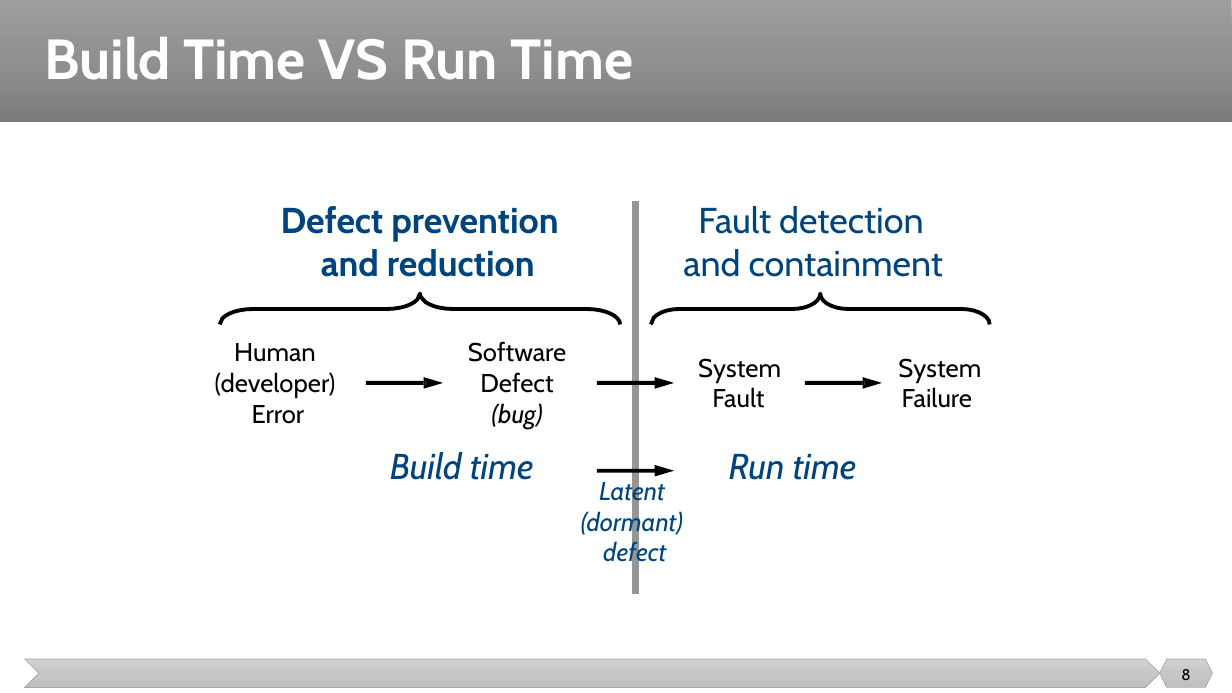
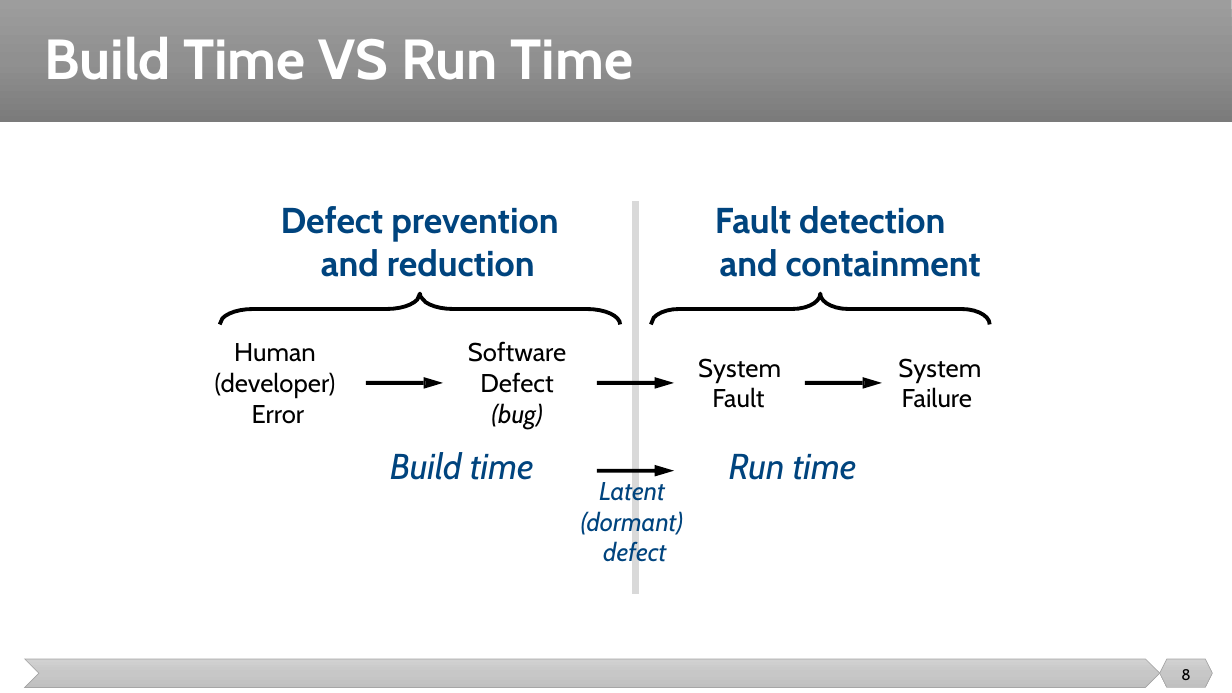
Before and after one commit to malenezi/malenezi, a slide deck: slide 8 of SE423/Lectures/7-Quality/Quality.pptx. Drawn at 1232x693 pixels with LibreOffice and Linux fonts; fonts in the diff are those of the drawing. Boxes give left, top, right and bottom in pixels: in the first picture for what was removed or moved away, otherwise in the second. Text is boxed around its words. In the diff, an @@ line names an element or a change of style, - is before the commit and + after.

```diff
--- a/SE423/Lectures/7-Quality/Quality.pptx
+++ b/SE423/Lectures/7-Quality/Quality.pptx
@@ freeform shape at [636,201,636,594]: outline #959595 6 pt to #D9D9D9 6 pt @@
@@ text "Fault detection and containment" at [715,206,981,277]: letter spacing 0 to -0.1 pt in "detection containment"; bold on; alignment left to centre; indent changed @@
```
Also in this commit, not shown: 10 other slides changed, 2 slides removed.
